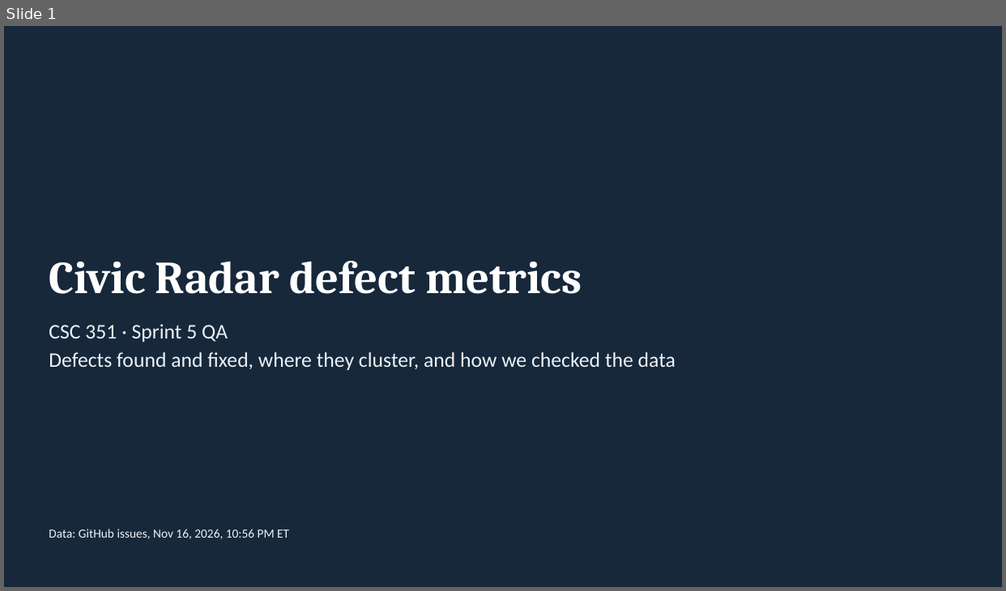
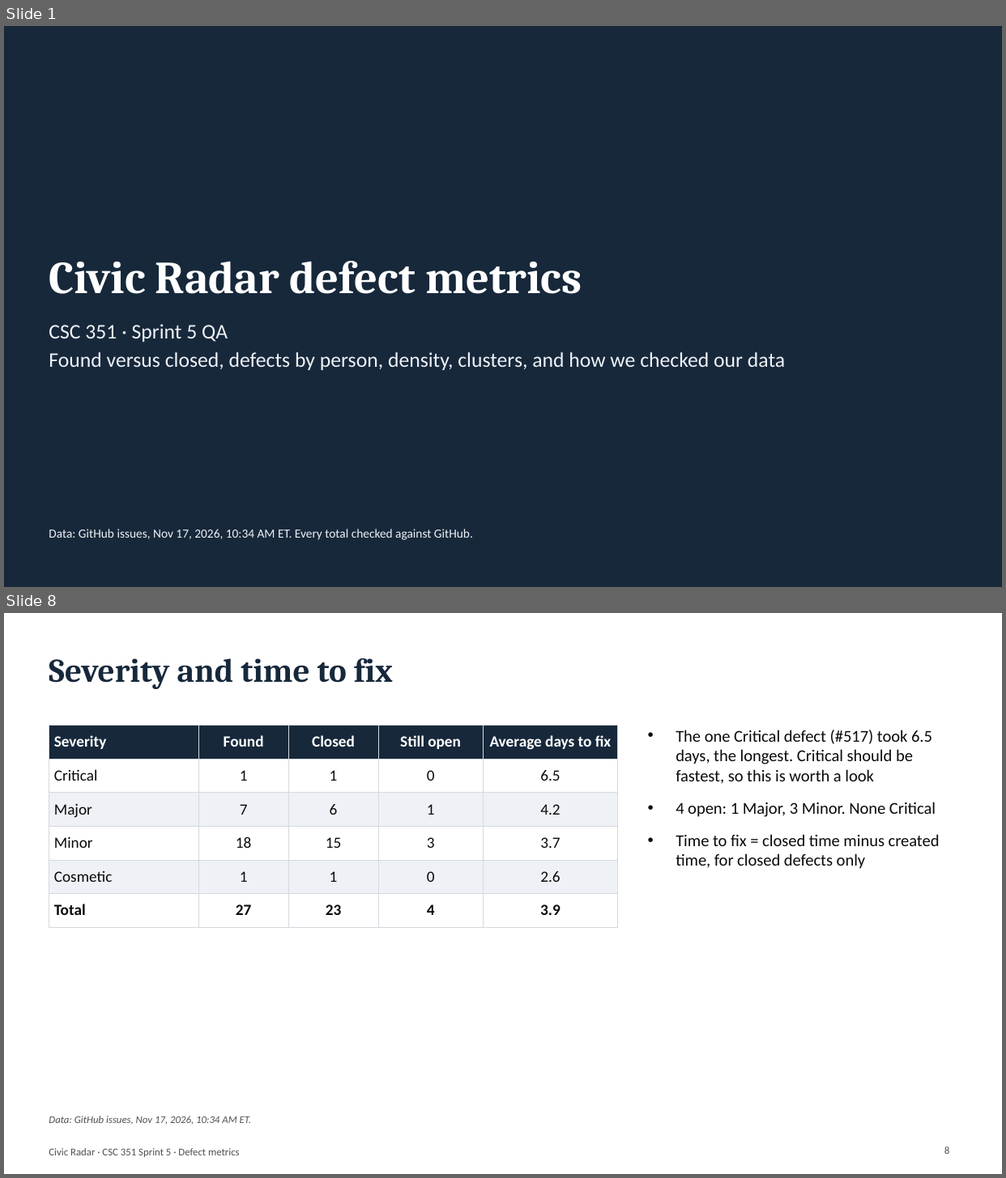
Before and after one commit to Civic-Radar/civicradar-project, a slide deck: Defect Metrics/Civic Radar Defect Metrics.pptx. Shown one above the other, each under a label of ours: slide 1 before the commit, slides 1 and 8 after it; the slides between them are not shown. The pictures are 1006x591 and 1006x1178 pixels, drawn with LibreOffice and Linux fonts; fonts in the diff are those of the drawing. Boxes give left, top, right and bottom in pixels: in the first picture for what was removed or moved away, otherwise in the second. Text is boxed around its words. In the diff, an @@ line names an element or a change of style, - is before the commit and + after.

Commit message:
Refresh Phase B defect metrics after the team's last merges and follow the lecture example
Pulled from GitHub on November 17, 2026 at 10:34 AM ET: 27 defects found, 23 closed, 4 open. Lines of code recounted with cloc on main (6bd95e3): 12,675, so 2.1 defects per KLOC.

Defects by person now include the 7 real reports our team filed against the team we tested (SonjaSeferasi/ssu-starter-app-v2); form tests, duplicates and one withdrawn report are listed and left out. Charts now have labeled axes, and defect clusters add a full defects-by-SRS-item chart and table that add up to 27. Severity table adds average days to fix.

The slides follow the CSC 351 Defect Metrics lecture example. Removed the PNG charts and their scripts, since the deck's native charts replace them. checks.py reruns the GitHub search cross-checks.

```diff
--- a/Defect Metrics/Civic Radar Defect Metrics.pptx
+++ b/Defect Metrics/Civic Radar Defect Metrics.pptx
@@ slide 8 added at [4,613,1002,1174], background #FFFFFF @@
@@ title added at [49,658,393,689], 32 pt, text #17283B, bold @@
+Severity and time to fix
@@ table added at [49,726,618,918], 6 rows, 5 columns @@
+Severity | Found | Closed | Still open | Average days to fix
+Critical | 1 | 1 | 0 | 6.5
+Major | 7 | 6 | 1 | 4.2
+Minor | 18 | 15 | 3 | 3.7
+Cosmetic | 1 | 1 | 0 | 2.6
+Total | 27 | 23 | 4 | 3.9
@@ text added at [675,730,940,869], 16 pt, text #0B0B0B @@
+• The one Critical defect (#517) took 6.5 days, the longest. Critical should be fastest, so this is worth a look
+• 4 open: 1 Major, 3 Minor. None Critical
+• Time to fix = closed time minus created time, for closed defects only
@@ text added at [49,1116,251,1125], 10 pt, text #52514E, italic @@
+Data: GitHub issues, Nov 17, 2026, 10:34 AM ET.
@@ page number added at [944,1147,949,1154], 10 pt, text #52514E @@
+8
@@ text added at [49,1148,240,1157], 10 pt, text #52514E @@
+Civic Radar · CSC 351 Sprint 5 · Defect metrics
@@ slide 1 changed as well @@
@@ text at [49,352,785,370]: text changed @@
-Defects found and fixed, where they cluster, and how we checked the data
+Found versus closed, defects by person, density, clusters, and how we checked our data
@@ text at [49,529,473,540]: text changed @@
-Data: GitHub issues, Nov 16, 2026, 10:56 PM ET
+Data: GitHub issues, Nov 17, 2026, 10:34 AM ET. Every total checked against GitHub.
```
Also in this commit, not shown: 6 other slides changed, 3 slides removed, 16 other files.
